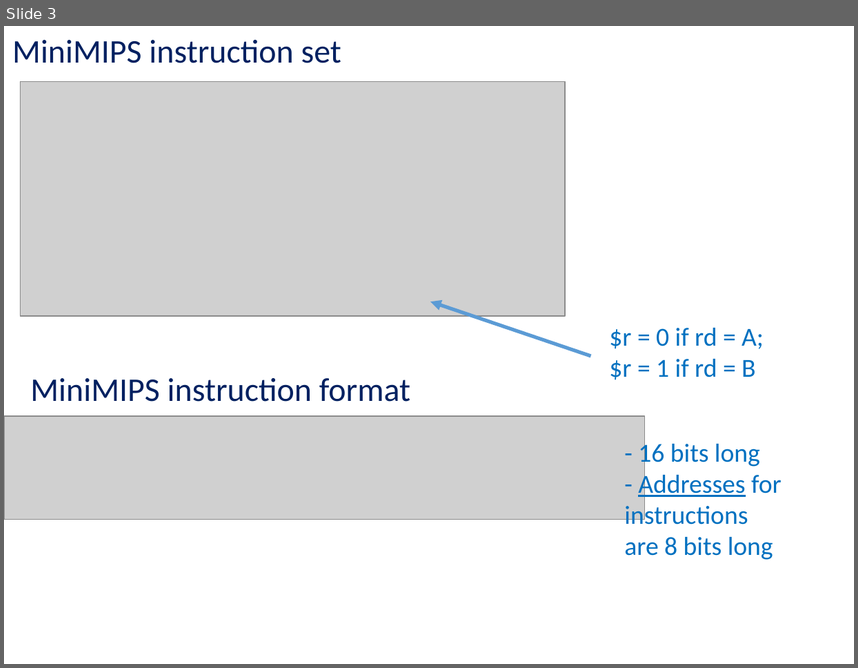
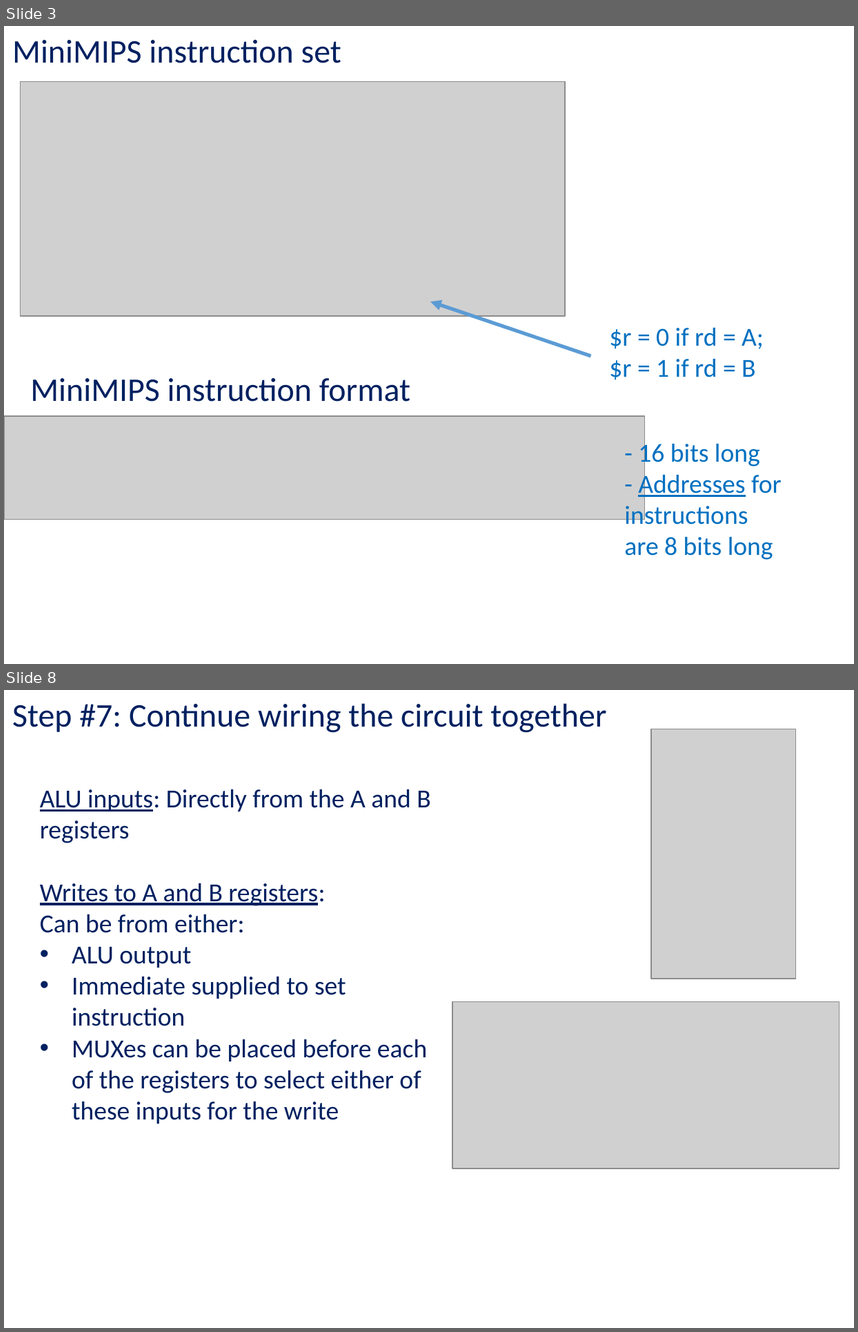
Before and after one commit to kc13/CS447TK, a slide deck: cs447tk_rec_lab10_apr2.pptx. Shown one above the other, each under a label of ours: slide 3 before the commit, slides 3 and 8 after it; the slides between them are not shown. The pictures are 858x668 and 858x1332 pixels, drawn with LibreOffice and Linux fonts; fonts in the diff are those of the drawing; grey boxes stand for pictures. Boxes give left, top, right and bottom in pixels: in the first picture for what was removed or moved away, otherwise in the second. Text is boxed around its words. In the diff, an @@ line names an element or a change of style, - is before the commit and + after.

```diff
--- a/cs447tk_rec_lab10_apr2.pptx
+++ b/cs447tk_rec_lab10_apr2.pptx
@@ slide 8 added at bbox=[4, 690, 854, 1328], background #FFFFFF @@
@@ text added at bbox=[12, 703, 606, 733], 28 pt, text #002060 @@
+Step #7: Continue wiring the circuit together
@@ picture added at bbox=[651, 729, 795, 978] @@
@@ text added at bbox=[40, 789, 430, 1123], 22 pt, text #002060 @@
+ALU inputs: Directly from the A and B registers
+Writes to A and B registers:
+Can be from either:
+• ALU output
+• Immediate supplied to set instruction
+• MUXes can be placed before each of the registers to select either of these inputs for the write
@@ picture added at bbox=[452, 1002, 840, 1169] @@
```
Also in this commit, not shown: 1 slide changed, 9 other slides added, 1 slide removed.
